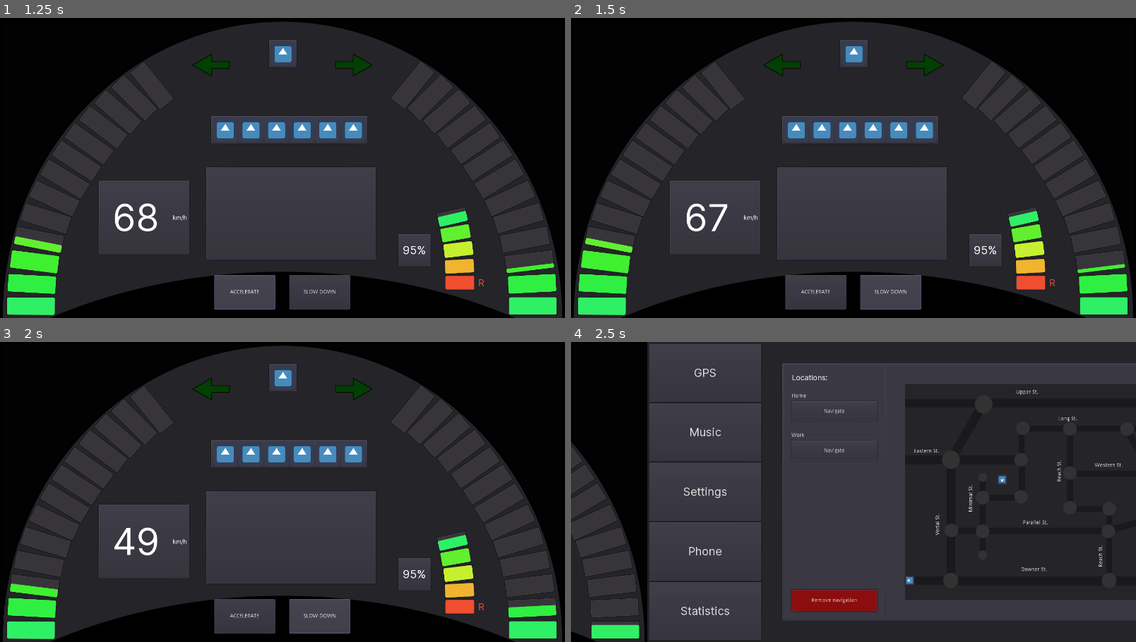
Above: before the commit, frames 1-4 (two rows, left to right).
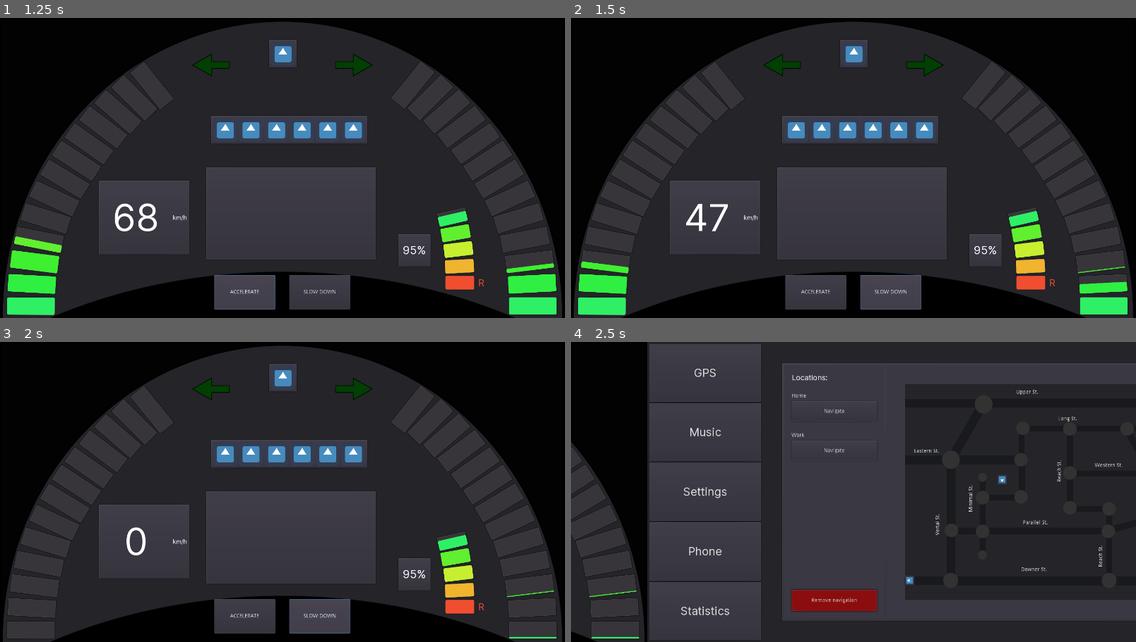
Above: after the commit, the same moments.

Repository: przadkap/car-dashboard
Game: Godot game, scene res://App.tscn
The game is run twice, just before and just after one commit, with the same random seed, the same clock (stepped at 60 frames per second) and the same inputs. The engine's default icon, where the game draws it, is replaced by a stand-in: a white triangle on a blue panel in a dark square. Sound files missing from this copy of the repository are replaced by a short silence.
Inputs:
- Up to frame 1 (1.25 s): click "ACCELERATE" at 0.5 s
- Up to frame 2 (1.5 s): click "SLOW DOWN" at 1.25 s
- Up to frame 3 (2 s): no input
- Up to frame 4 (2.5 s): tap Enter at 2 s; hold Right from 2.03 s (still down); tap 0 at 2.1 s

Frame 1 is identical in both runs. In frame 2, 1.0% of the frame differs, in the area x 1-99%, y 61-90%; in frame 3, 2.4%, in the area x 1-99%, y 61-100%; in frame 4, 0.4%.

Commit message:
add km and fuel flow simulation

Diff:
--- a/Car Dashboard/App.gd
+++ b/Car Dashboard/App.gd
@@ -24,3 +24,24 @@
 		emit_signal("turn_left")
 	elif(event.pressed and event.scancode == KEY_UP):
 		emit_signal("turn_off")
+
+
+func _on_KMTimer_timeout():
+	Globals.distance_traveled["day"] += 1
+	Globals.distance_traveled["week"] += 1
+	Globals.distance_traveled["month"] += 1
+	print(Globals.distance_traveled["day"])
+	print(Globals.distance_traveled["week"])
+	print(Globals.distance_traveled["month"])
+
+
+func _on_Accelerometer_accelerate_start():
+	$BTWScreen/KMTimer.start()
+
+
+func _on_StopDistanceTimer_timeout():
+	$BTWScreen/KMTimer.stop()
+
+
+func _on_Accelerometer_accelerate_stop():
+	$BTWScreen/StopDistanceTimer.start()
--- a/Car Dashboard/App.tscn
+++ b/Car Dashboard/App.tscn
@@ -797,6 +797,17 @@
 align = 1
 valign = 1
 
+[node name="KMTimer" type="Timer" parent="BTWScreen"]
+wait_time = 15.0
+
+[node name="FuelTimer" type="Timer" parent="BTWScreen"]
+wait_time = 10.0
+autostart = true
+
+[node name="StopDistanceTimer" type="Timer" parent="BTWScreen"]
+wait_time = 10.0
+one_shot = true
+
 [node name="MultimediaScreen" type="Control" parent="."]
 margin_left = 1500.0
 margin_right = 3000.0
@@ -1904,20 +1915,25 @@
 __meta__ = {
 "_edit_use_anchors_": false
 }
+[connection signal="turn_left" from="." to="BTWScreen/TurnLeft" method="_on_App_turn_left"]
 [connection signal="turn_left" from="." to="BTWScreen/TurnRight" method="_on_App_turn_off"]
-[connection signal="turn_left" from="." to="BTWScreen/TurnLeft" method="_on_App_turn_left"]
+[connection signal="turn_off" from="." to="BTWScreen/TurnLeft" method="_on_App_turn_off"]
 [connection signal="turn_off" from="." to="BTWScreen/TurnRight" method="_on_App_turn_off"]
-[connection signal="turn_off" from="." to="BTWScreen/TurnLeft" method="_on_App_turn_off"]
+[connection signal="turn_right" from="." to="BTWScreen/TurnLeft" method="_on_App_turn_off"]
 [connection signal="turn_right" from="." to="BTWScreen/TurnRight" method="_on_App_turn_right"]
-[connection signal="turn_right" from="." to="BTWScreen/TurnLeft" method="_on_App_turn_off"]
+[connection signal="accelerate_start" from="BTWScreen/Accelerometer" to="." method="_on_Accelerometer_accelerate_start"]
+[connection signal="accelerate_stop" from="BTWScreen/Accelerometer" to="." method="_on_Accelerometer_accelerate_stop"]
+[connection signal="speed_changed" from="BTWScreen/Accelerometer" to="BTWScreen/Tachometer" method="_on_Accelerometer_speed_changed"]
 [connection signal="speed_changed" from="BTWScreen/Accelerometer" to="BTWScreen/SpeedDigits" method="_on_Accelerometer_speed_changed"]
-[connection signal="speed_changed" from="BTWScreen/Accelerometer" to="BTWScreen/Tachometer" method="_on_Accelerometer_speed_changed"]
 [connection signal="timeout" from="BTWScreen/TurnLeft/TurnTimer" to="BTWScreen/TurnLeft" method="_on_TurnTimer_timeout"]
 [connection signal="timeout" from="BTWScreen/TurnRight/TurnTimer" to="BTWScreen/TurnRight" method="_on_TurnTimer_timeout"]
 [connection signal="pressed" from="BTWScreen/AccelerateButton" to="BTWScreen/Accelerometer" method="_on_Accelerate_pressed"]
 [connection signal="pressed" from="BTWScreen/AccelerateButton2" to="BTWScreen/Accelerometer" method="_on_Decelerate_pressed"]
 [connection signal="fuel_changed" from="BTWScreen/FuelMeter" to="BTWScreen/FuelDigits" method="_on_FuelMeter_fuel_changed"]
 [connection signal="timeout" from="BTWScreen/SpeedCheck" to="BTWScreen/Accelerometer" method="_on_SpeedCheck_timeout"]
+[connection signal="timeout" from="BTWScreen/KMTimer" to="." method="_on_KMTimer_timeout"]
+[connection signal="timeout" from="BTWScreen/FuelTimer" to="BTWScreen/FuelMeter" method="_on_FuelTimer_timeout"]
+[connection signal="timeout" from="BTWScreen/StopDistanceTimer" to="." method="_on_StopDistanceTimer_timeout"]
 [connection signal="content_changed" from="MultimediaScreen" to="MultimediaScreen/PanelContainer/SideSeparator/Content" method="_on_MultimediaScreen_content_changed"]
 [connection signal="music_toggled" from="MultimediaScreen" to="MultimediaScreen/PanelContainer/SideSeparator/Content/MusicPlayer" method="_on_MultimediaScreen_music_toggled"]
 [connection signal="song_data_changed" from="MultimediaScreen" to="MultimediaScreen/PanelContainer/SideSeparator/Content/MusicPlayer" method="_on_MultimediaScreen_song_data_changed"]
--- a/Car Dashboard/BTWScreen/Accelerometer/Accelerometer.gd
+++ b/Car Dashboard/BTWScreen/Accelerometer/Accelerometer.gd
@@ -10,6 +10,8 @@
 # max speed 260 at x = 1336.37
 
 signal speed_changed
+signal accelerate_start
+signal accelerate_stop
 
 var accelerating = false
 var braking = false
@@ -42,13 +44,16 @@
 
 func _on_Accelerate_pressed():
 #	speed_changed(current_speed + 5)
+	emit_signal("accelerate_start")
+	braking = false
 	accelerating = true
 
 
 func _on_Decelerate_pressed():
 #	speed_changed(current_speed - 5)
+	emit_signal("accelerate_stop")
 	accelerating = false
-#	braking = true
+	braking = true
 
 
 func _on_SpeedCheck_timeout():
@@ -57,7 +62,7 @@
 			speed_function_arg += 1
 	elif braking:
 		if(current_speed > 0):
-			speed_function_arg -= 1
+			speed_function_arg -= 2
 	else:
 		if(current_speed > 0):
 			speed_function_arg -= 0.5
--- a/Car Dashboard/BTWScreen/FuelMeter/FuelMeter.gd
+++ b/Car Dashboard/BTWScreen/FuelMeter/FuelMeter.gd
@@ -6,12 +6,14 @@
 # var b = "text"
 var meter_levels = [13, 10, 7, 4, 1]
 
+var current_fuel = 95
+
 signal fuel_changed
 
 # Called when the node enters the scene tree for the first time.
 func _ready():
 	load_segment_styleboxes()
-	fuel_changed(95)
+	fuel_changed(current_fuel)
 	pass # Replace with function body.
 
 
@@ -21,7 +23,6 @@
 func fuel_changed(new_fuel):
 	emit_signal("fuel_changed", new_fuel)
 	for segment in get_children():
-		print(segment.get_index())
 		if new_fuel >= (segment.get_index() + 1) * 20:
 			segment.value = 20
 		elif ((segment.get_index() + 1) * 20) - new_fuel < 20:
@@ -38,3 +39,11 @@
 		var path = "res://BTWScreen/styleboxes/level-%s.tres"
 		var level_stylebox = load(path % str(level_no))
 		segment.add_stylebox_override("fg", level_stylebox)
+
+
+func _on_FuelTimer_timeout():
+	if(current_fuel > 0):
+		current_fuel -= 1
+		fuel_changed(current_fuel)
+	else:
+		print("out of fuel")
--- a/Car Dashboard/BTWScreen/SpeedDigits.gd
+++ b/Car Dashboard/BTWScreen/SpeedDigits.gd
@@ -1,12 +1,9 @@
 extends PanelContainer
-
-
 
 func _ready():
 	pass # Replace with function body.
 
-
-
-
 func _on_Accelerometer_speed_changed(new_speed):
+	if new_speed < 0:
+		new_speed = 0
 	$HBoxContainer/Speed.text = str(int(new_speed))
--- a/Car Dashboard/Globals.gd
+++ b/Car Dashboard/Globals.gd
@@ -2,5 +2,11 @@
 
 var manual_song_change = false
 
+var distance_traveled = {
+	"day": 0,
+	"week": 152,
+	"month": 613
+}
+
 func _ready():
 	pass # Replace with function body.
